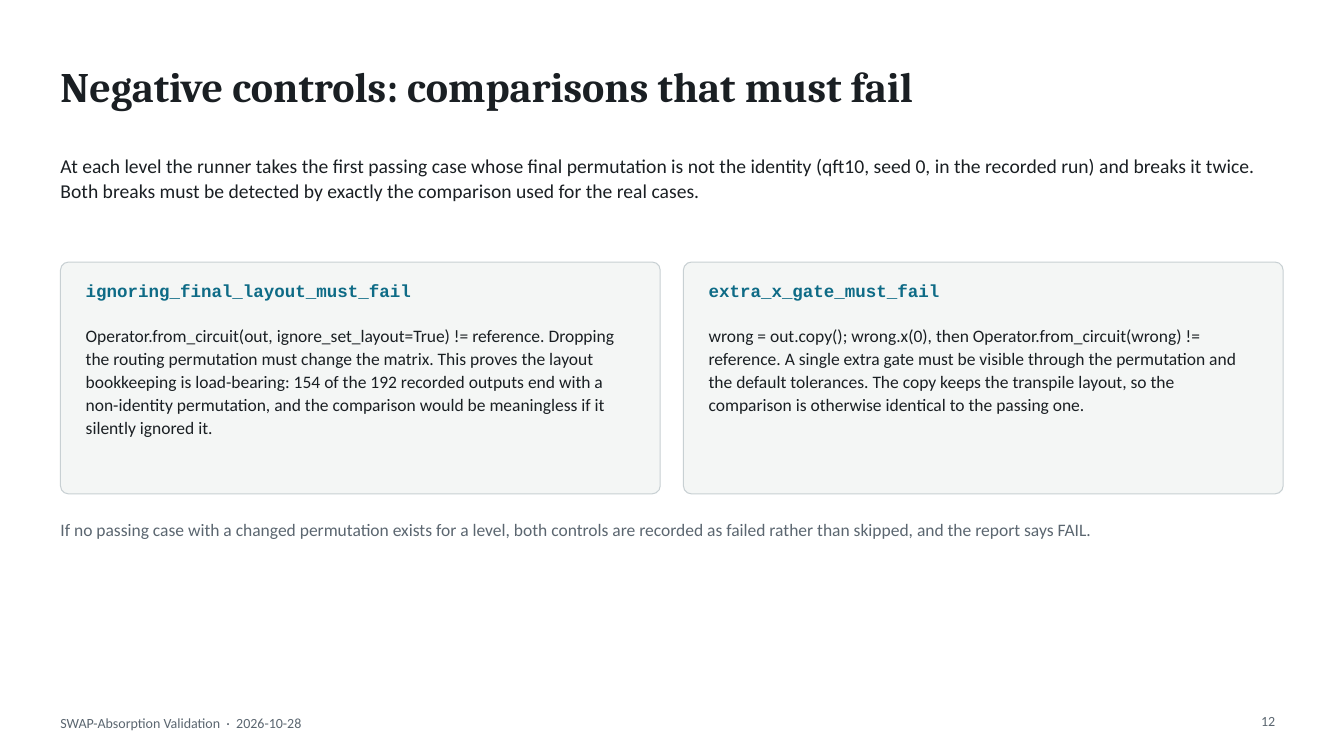
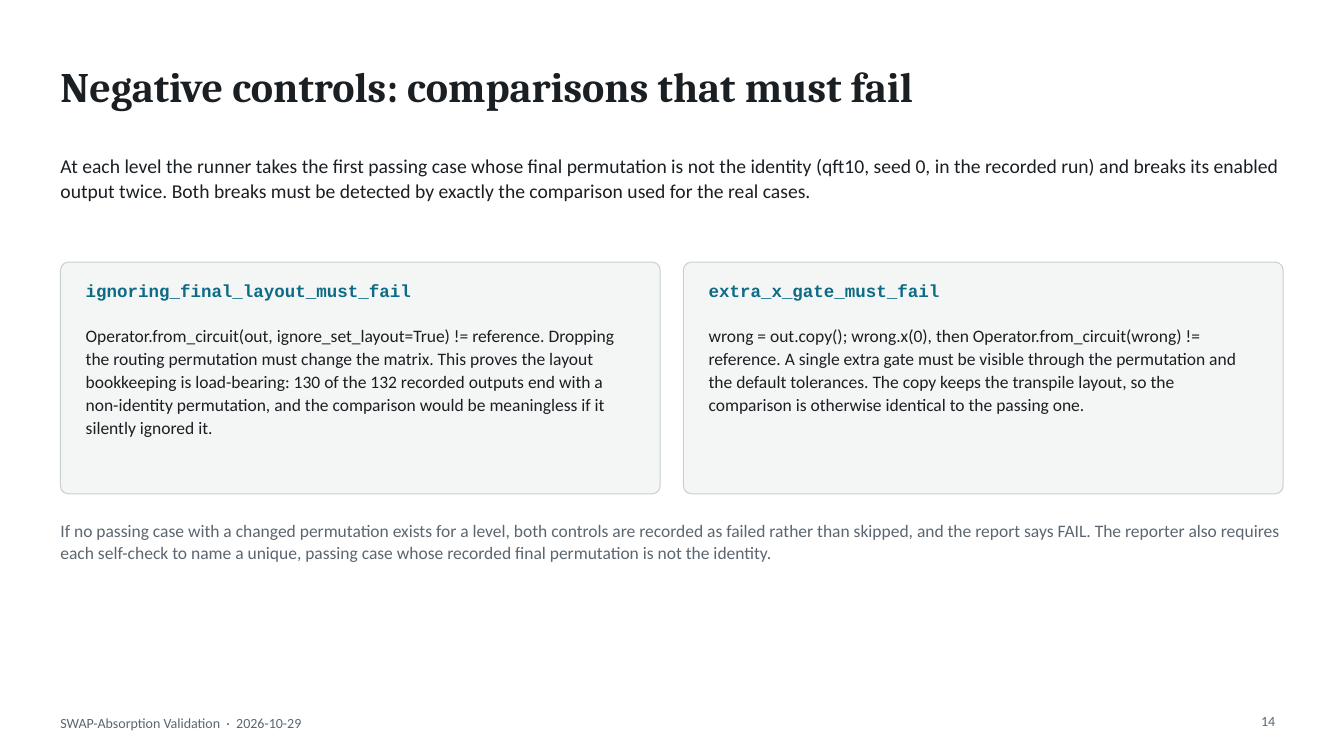
Before and after one commit to AI-native-Systems-Research/qiskit-swap-asbsorption-validation, a slide deck: slide 14 of swap_absorption_validation.pptx (slide 12 before the commit). Drawn at 1344x756 pixels with LibreOffice and Linux fonts; fonts in the diff are those of the drawing. Boxes give left, top, right and bottom in pixels: in the first picture for what was removed or moved away, otherwise in the second. Text is boxed around its words. In the diff, an @@ line names an element or a change of style, - is before the commit and + after.

Commit message:
Fixes in the report

```diff
--- a/swap_absorption_validation.pptx
+++ b/swap_absorption_validation.pptx
@@ text at bbox=[60, 159, 1278, 201]: text changed @@
-At each level the runner takes the first passing case whose final permutation is not the identity (qft10, seed 0, in the recorded run) and breaks it twice. Both breaks must be detected by exactly the comparison used for the real cases.
+At each level the runner takes the first passing case whose final permutation is not the identity (qft10, seed 0, in the recorded run) and breaks its enabled output twice. Both breaks must be detected by exactly the comparison used for the real cases.
@@ text at bbox=[86, 329, 615, 437]: text changed @@
-Operator.from_circuit(out, ignore_set_layout=True) != reference. Dropping the routing permutation must change the matrix. This proves the layout bookkeeping is load-bearing: 154 of the 192 recorded outputs end with a non-identity permutation, and the comparison would be meaningless if it silently ignored it.
+Operator.from_circuit(out, ignore_set_layout=True) != reference. Dropping the routing permutation must change the matrix. This proves the layout bookkeeping is load-bearing: 130 of the 132 recorded outputs end with a non-identity permutation, and the comparison would be meaningless if it silently ignored it.
@@ text at bbox=[60, 525, 1279, 562]: text changed @@
-If no passing case with a changed permutation exists for a level, both controls are recorded as failed rather than skipped, and the report says FAIL.
+If no passing case with a changed permutation exists for a level, both controls are recorded as failed rather than skipped, and the report says FAIL. The reporter also requires each self-check to name a unique, passing case whose recorded final permutation is not the identity.
@@ text at bbox=[60, 718, 301, 730]: text changed @@
-SWAP-Absorption Validation · 2026-10-28
+SWAP-Absorption Validation · 2026-10-29
@@ page number at bbox=[1261, 717, 1275, 726]: text changed @@
-12
+14
```
Also in this commit, not shown: 16 other slides changed, 3 slides added, 1 slide removed, 5 other files.
